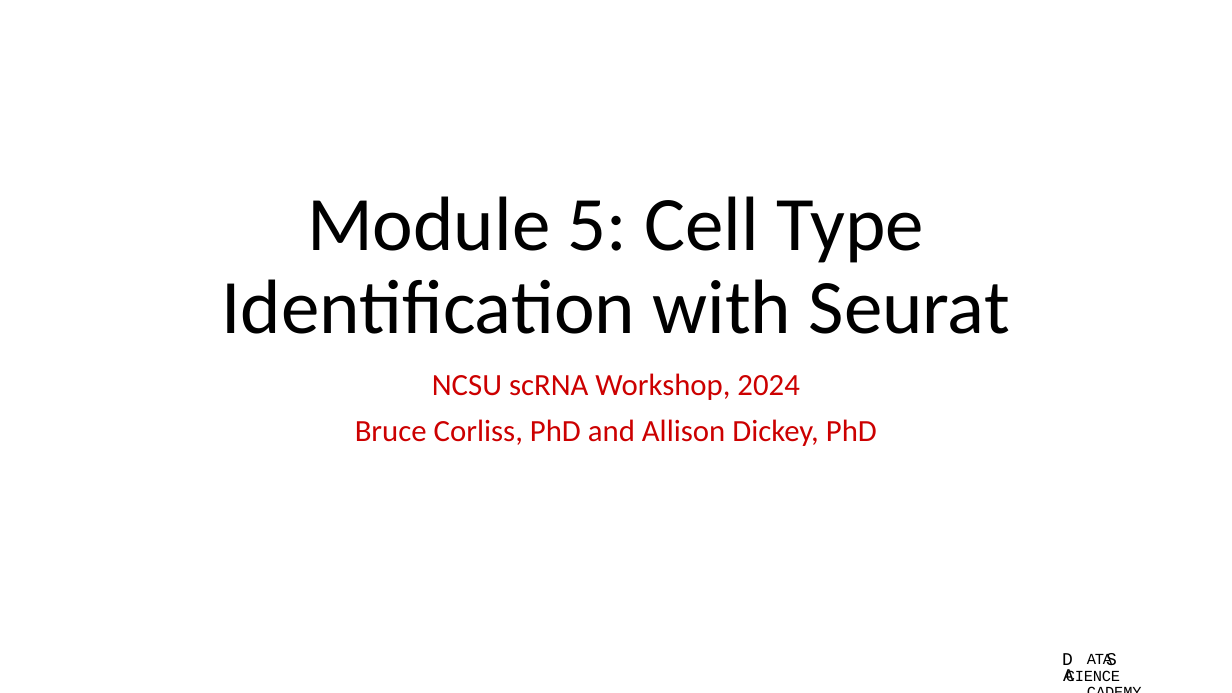
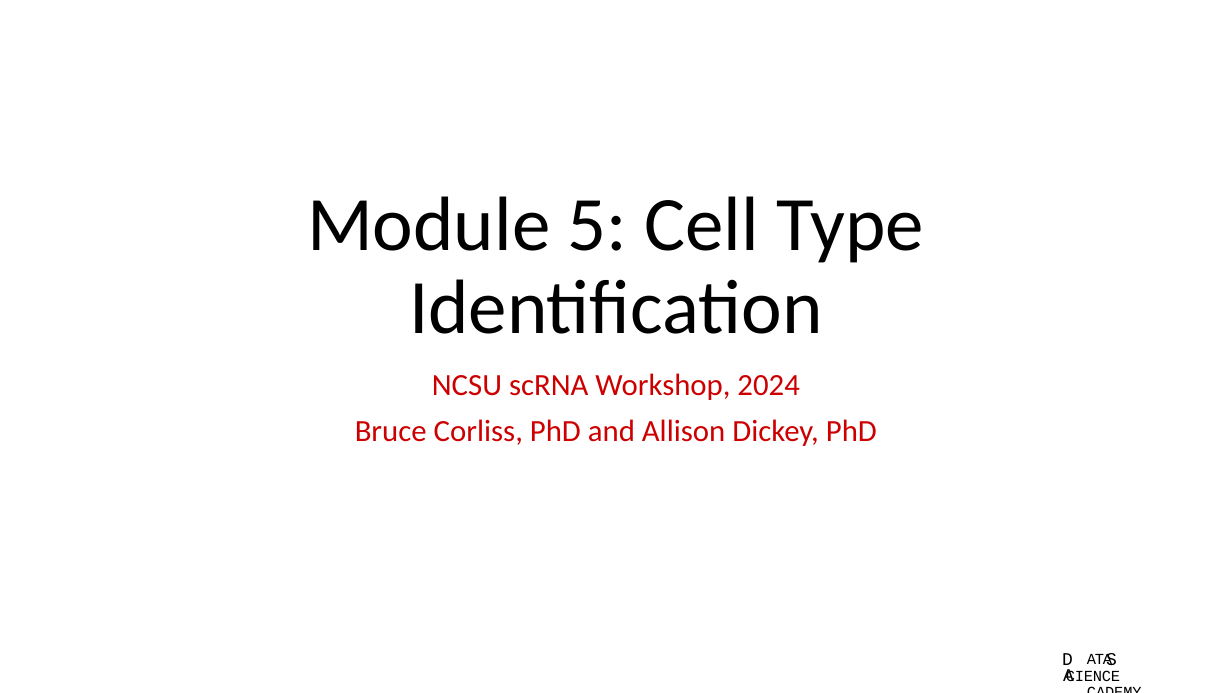
Before and after one commit to bacorli2/scrna_workshop, a slide deck: slide 1 of M4_Seurat_CellType/M5_Seurat_CellType.pptx. Drawn at 1232x693 pixels with LibreOffice and Linux fonts; fonts in the diff are those of the drawing; background and template pictures are left out. Boxes give left, top, right and bottom in pixels: in the first picture for what was removed or moved away, otherwise in the second. Text is boxed around its words. In the diff, an @@ line names an element or a change of style, - is before the commit and + after.

```diff
--- a/M4_Seurat_CellType/M5_Seurat_CellType.pptx
+++ b/M4_Seurat_CellType/M5_Seurat_CellType.pptx
@@ title at (307, 196, 925, 334): text changed @@
-Module 5: Cell Type Identification with Seurat
+Module 5: Cell Type Identification
```
Also in this commit, not shown: 3 other slides changed, 2 slides added, 1 other file.
